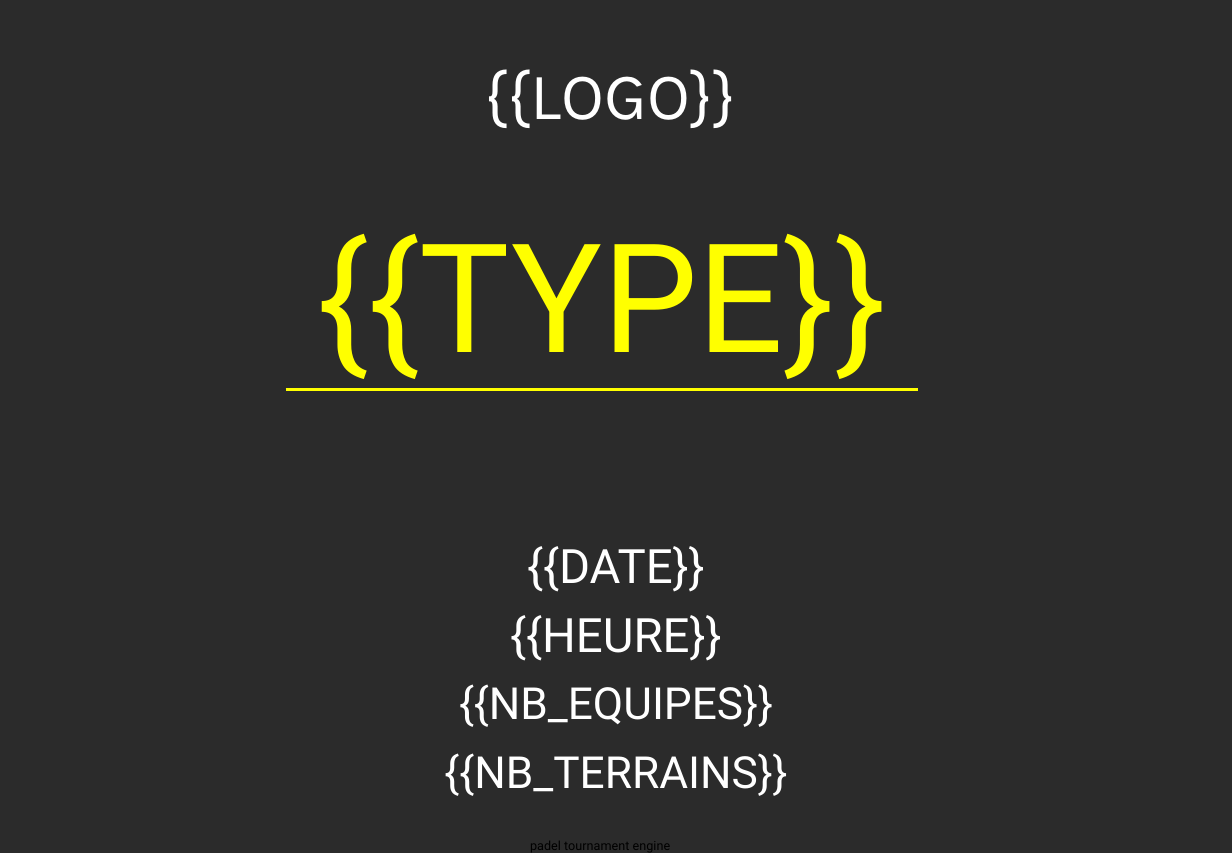
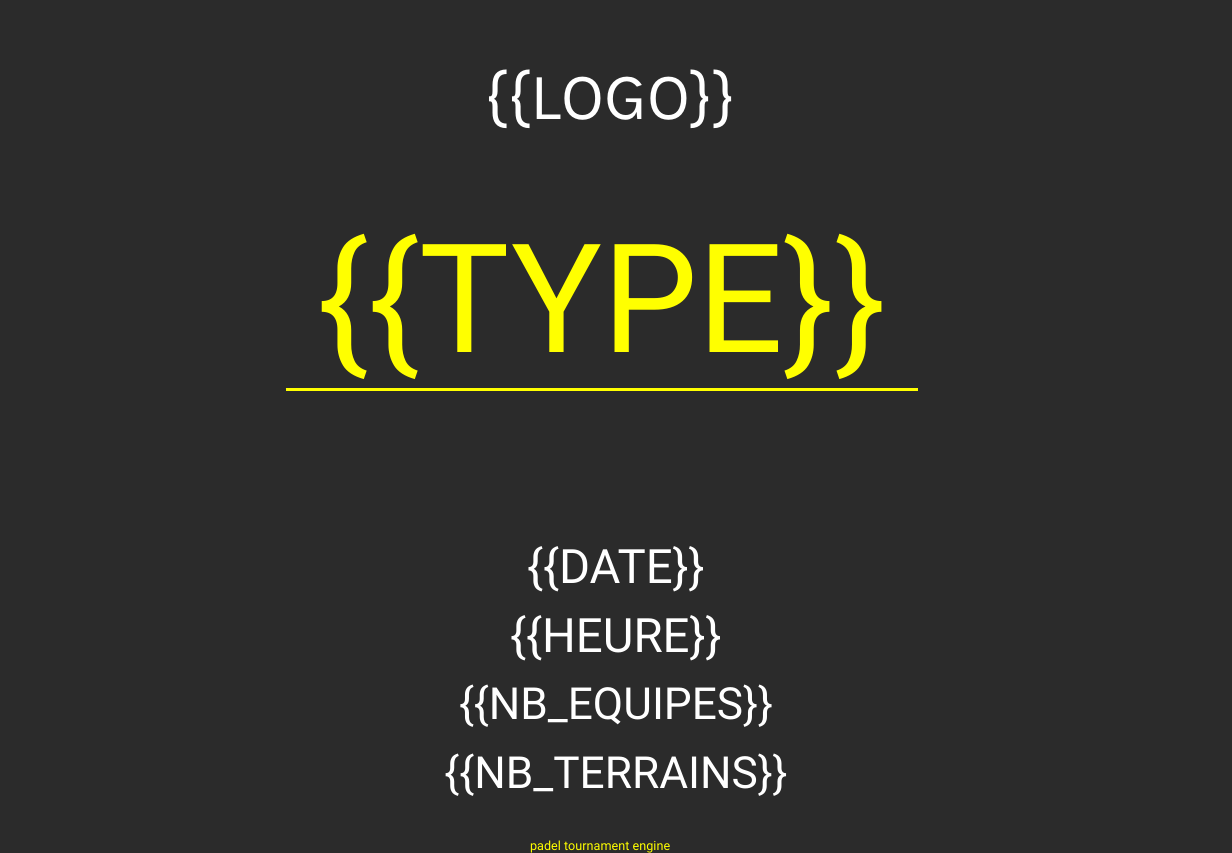
Before and after one commit to remidifranciaperso-bit/tournament-manager, a slide deck: slide 1 of templates bleus/Template_16_1J.pptx. Drawn at 1232x853 pixels with LibreOffice and Linux fonts; fonts in the diff are those of the drawing; background and template pictures are left out; a plain dark background stands for a picture behind light text. Boxes give left, top, right and bottom in pixels: in the first picture for what was removed or moved away, otherwise in the second. Text is boxed around its words. In the diff, an @@ line names an element or a change of style, - is before the commit and + after.

```diff
--- a/templates bleus/Template_16_1J.pptx
+++ b/templates bleus/Template_16_1J.pptx
@@ text "padel tournament engine" at [530,840,671,853]: text colour #000000 to #FFFF00 @@
```
